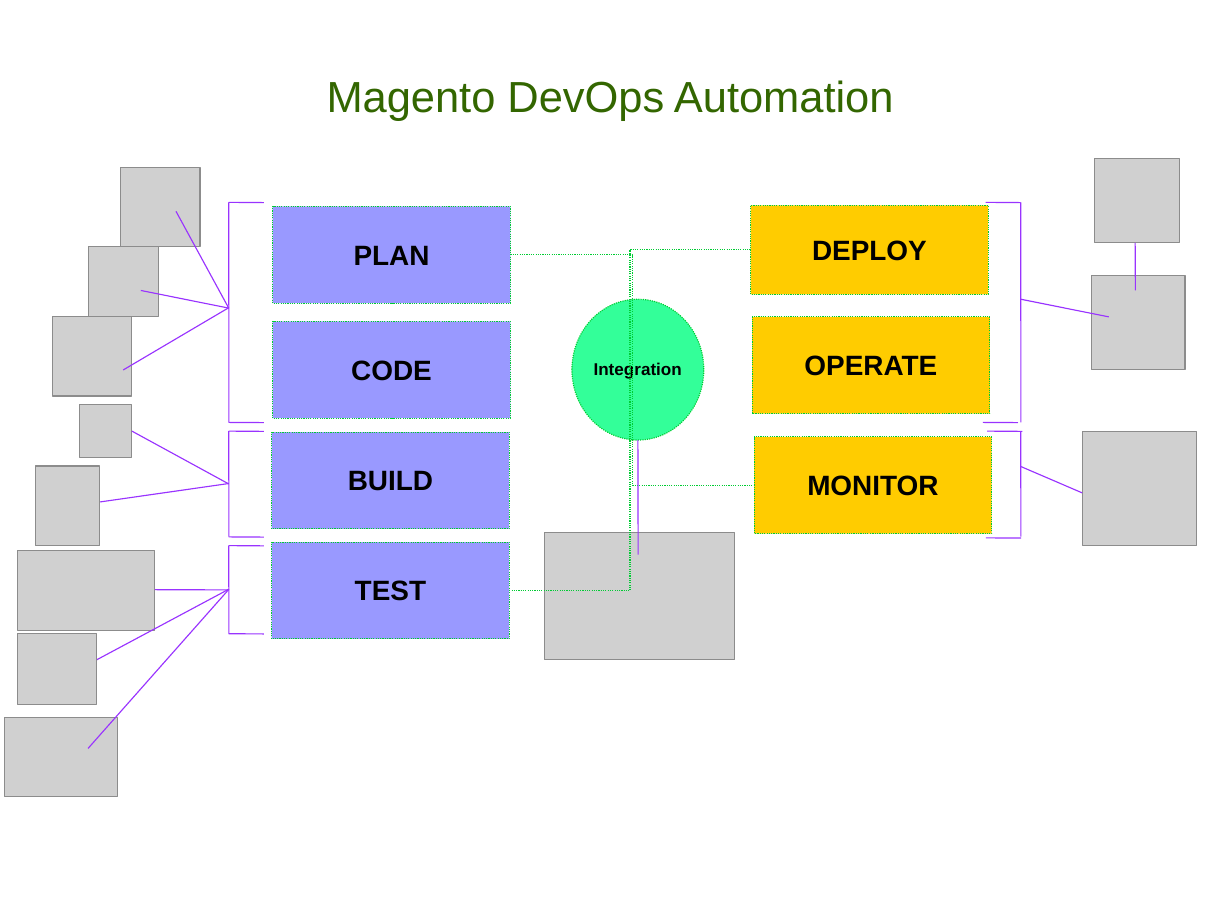
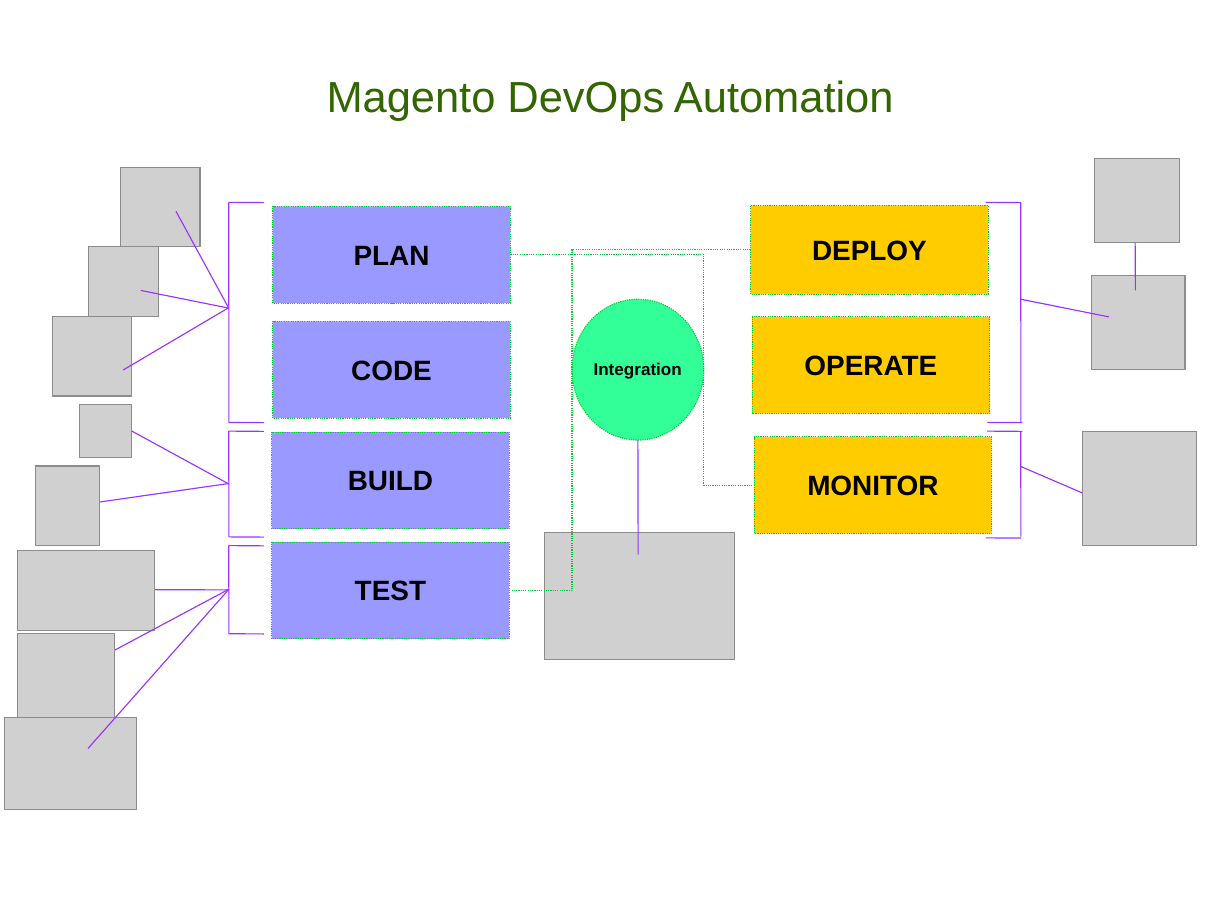
Before and after one commit to akkarthick/-Ecomdomain, a slide deck: slide 1 of Magento_DevOps_PP.ppt. Drawn at 1232x924 pixels with LibreOffice and Linux fonts; fonts in the diff are those of the drawing; grey boxes stand for pictures. Boxes give left, top, right and bottom in pixels: in the first picture for what was removed or moved away, otherwise in the second. Text is boxed around its words. In the diff, an @@ line names an element or a change of style, - is before the commit and + after.

```diff
--- a/Magento_DevOps_PP.ppt
+++ b/Magento_DevOps_PP.ppt
@@ elbow line (510, 591) - (751, 250): route changed @@
@@ elbow line (511, 255) - (755, 485): route changed @@
@@ line moved from (984, 423) - (1018, 423) to (988, 423) - (1023, 423) @@
@@ picture: place and size @@
-picture at box(18, 634, 97, 704)
+picture at box(18, 634, 115, 720)
@@ picture: place and size @@
-picture at box(4, 718, 117, 797)
+picture at box(4, 718, 136, 811)
```
Also in this commit, not shown: 1 other slide changed, 1 slide added, 1 slide removed.
